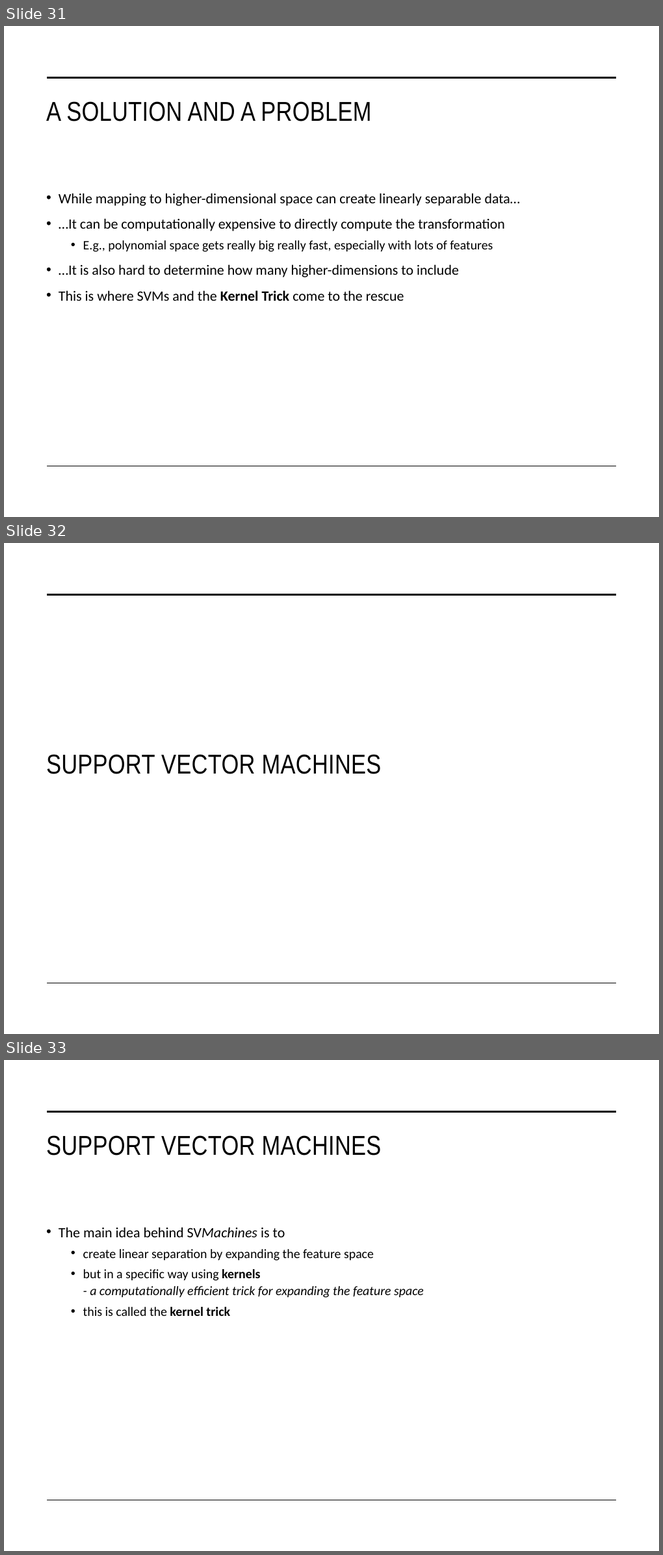
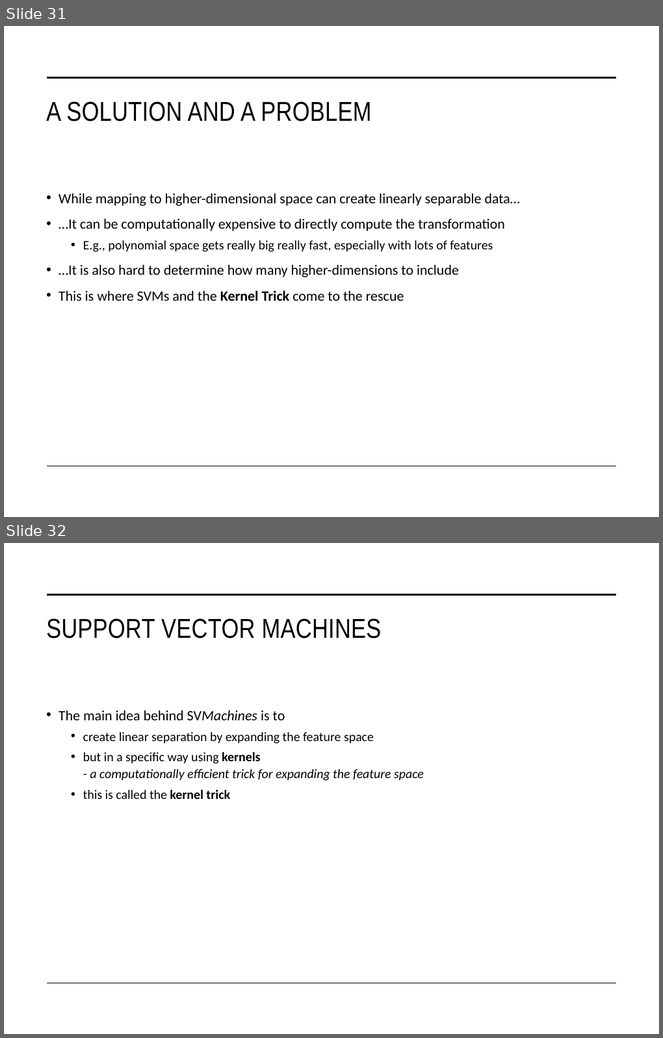
Before and after one commit to STAT-486-Fall-2026/course-content, a slide deck: slides/12-svm.pptx. Shown one above the other, each under a label of ours: slides 31, 32 and 33 before the commit, slides 31 and 32 after it. The pictures are 663x1555 and 663x1038 pixels, drawn with LibreOffice and Linux fonts; fonts in the diff are those of the drawing. Boxes give left, top, right and bottom in pixels: in the first picture for what was removed or moved away, otherwise in the second. Text is boxed around its words. In the diff, an @@ line names an element or a change of style, - is before the commit and + after.

```diff
--- a/slides/12-svm.pptx
+++ b/slides/12-svm.pptx
@@ slide 32 removed at bbox=[4, 543, 659, 1034], background #FFFFFF; not listed: 2 template elements that a slide beside it also shows @@
@@ title removed at bbox=[46, 754, 382, 774] @@
-SUPPORT VECTOR MACHINES
@@ what was slide 33 is now slide 32 @@
```
Also in this commit, not shown: 9 slides changed, 1 other slide removed, 1 other file.
